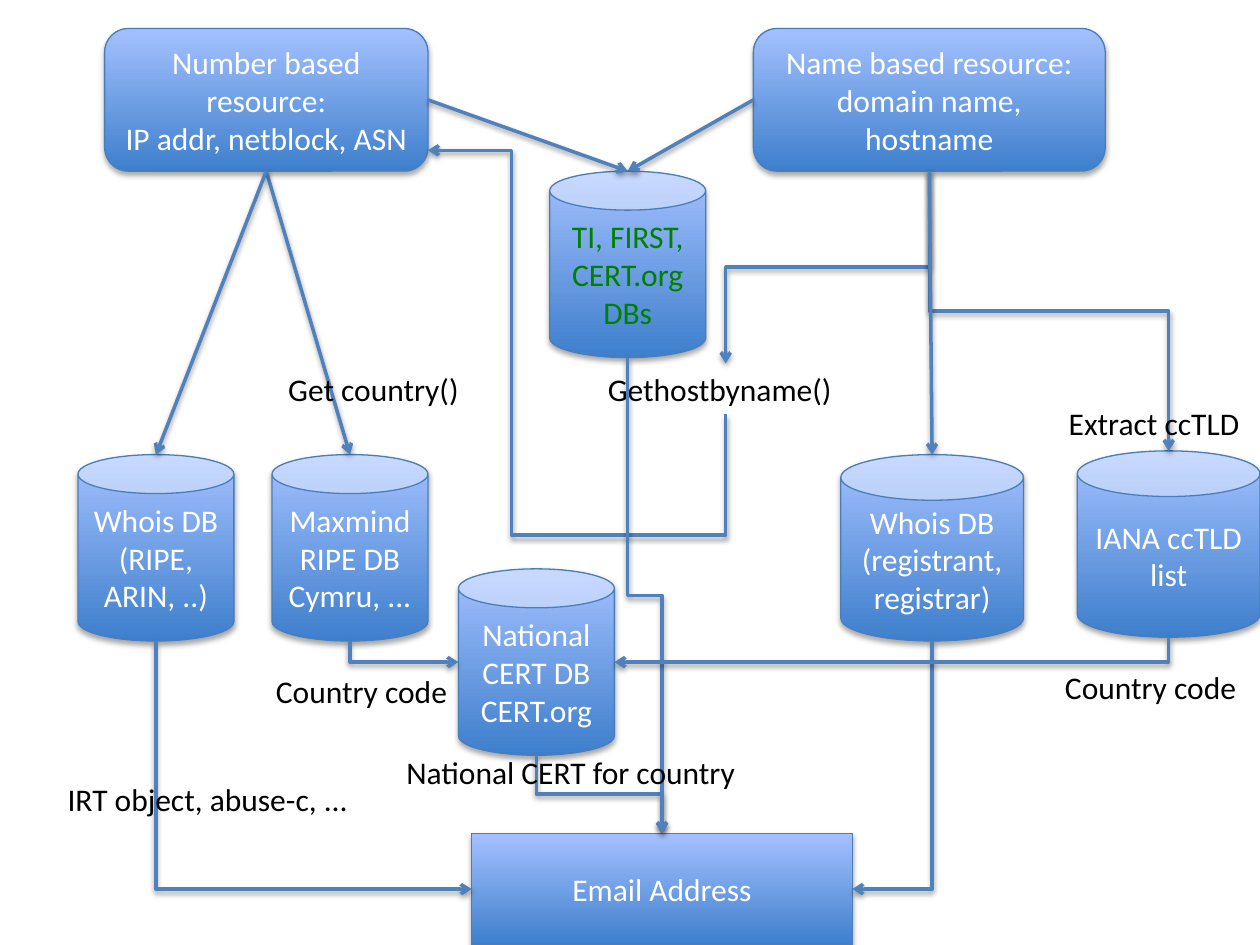
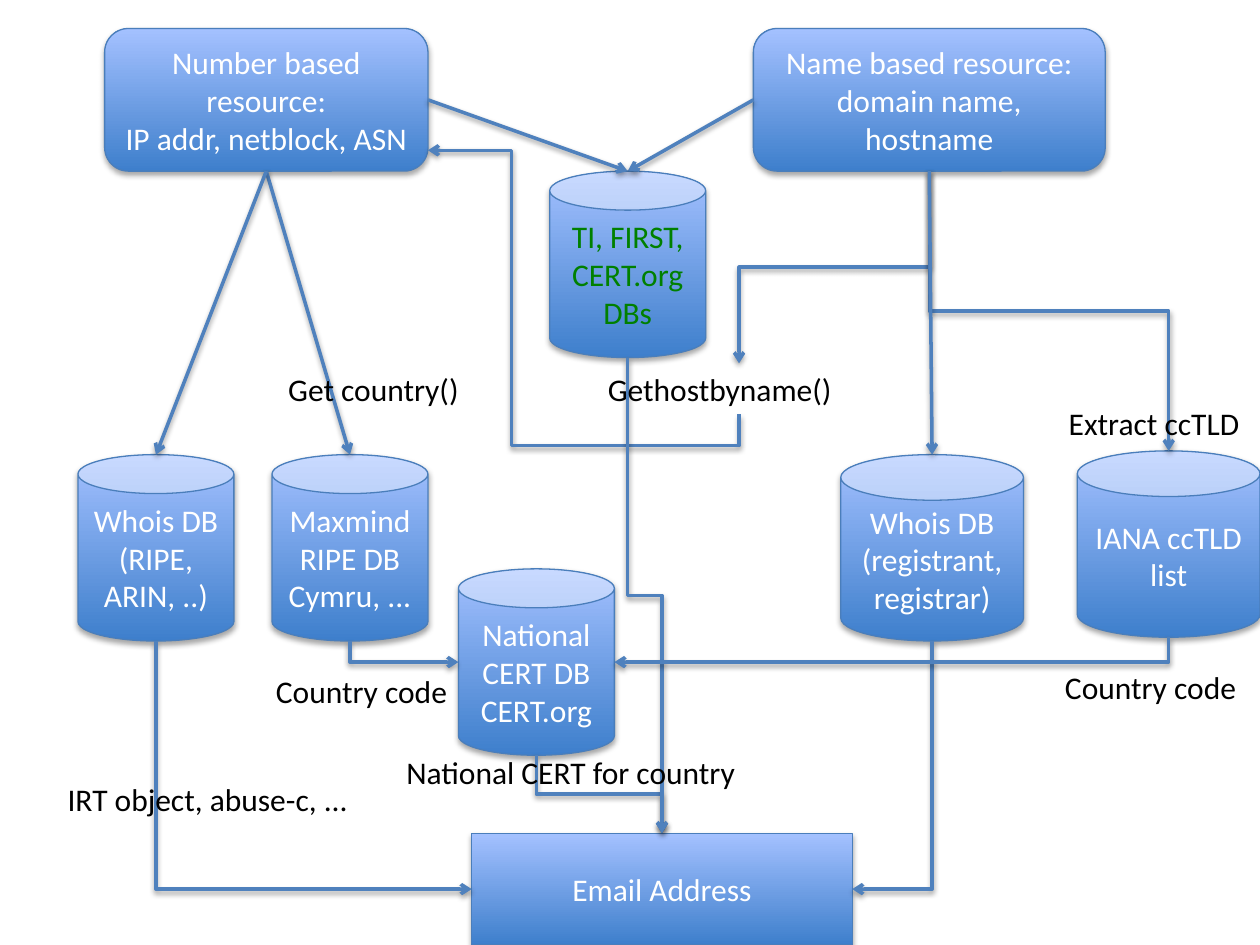
Before and after one commit to certtools/contactdb, a slide deck: slide 1 of doc/contact-lookup-flow.pptx. Drawn at 1260x945 pixels with LibreOffice and Linux fonts; fonts in the diff are those of the drawing. Boxes give left, top, right and bottom in pixels: in the first picture for what was removed or moved away, otherwise in the second. Text is boxed around its words. In the diff, an @@ line names an element or a change of style, - is before the commit and + after.

Commit message:
minor formatting changes in the pptx

```diff
--- a/doc/contact-lookup-flow.pptx
+++ b/doc/contact-lookup-flow.pptx
@@ elbow arrow moved from (726, 415) - (428, 150) to (740, 415) - (428, 150) @@
@@ elbow arrow moved from (930, 171) - (726, 363) to (930, 171) - (740, 363) @@
```
